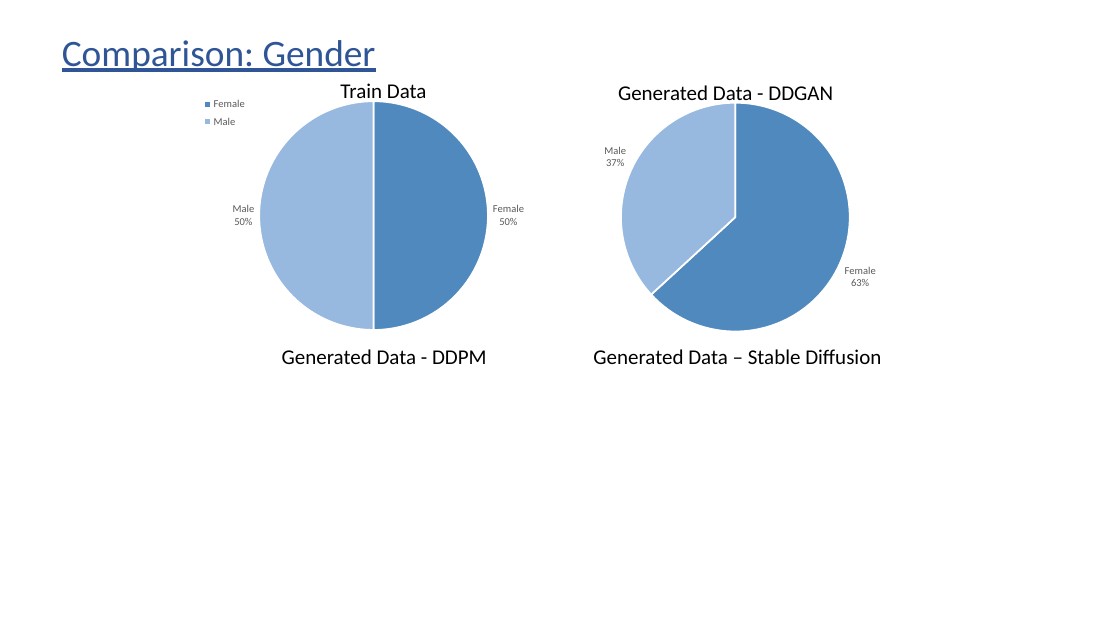
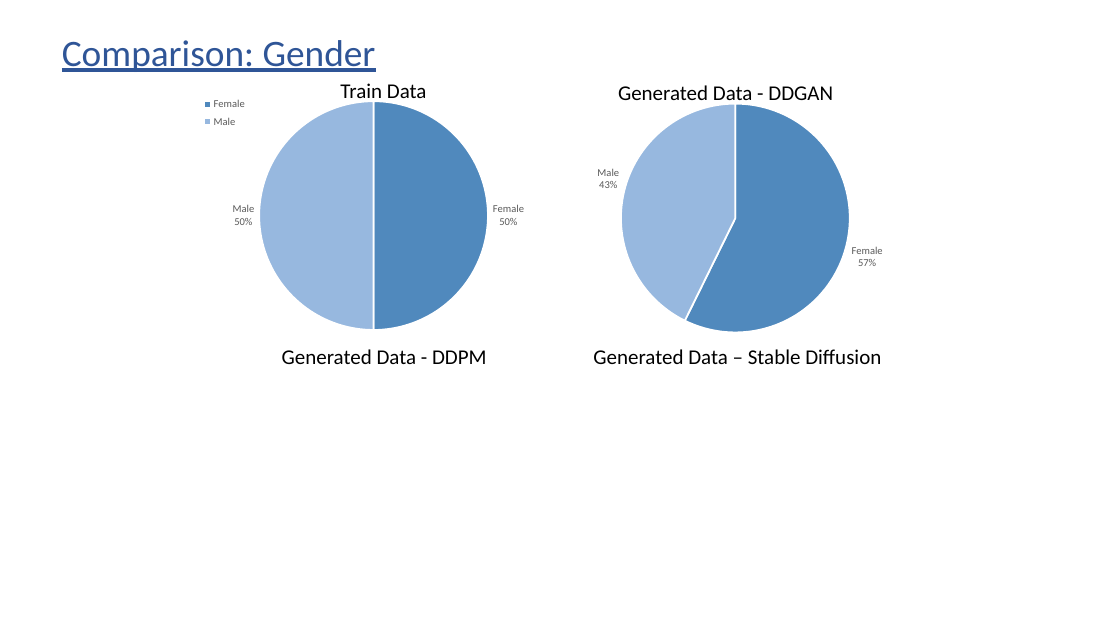
Before and after one commit to subirkumarparida/DDPM, a slide deck: slide 50 of Bias_Diffusion_v4.pptx. Drawn at 1120x630 pixels with LibreOffice and Linux fonts; fonts in the diff are those of the drawing. Boxes give left, top, right and bottom in pixels: in the first picture for what was removed or moved away, otherwise in the second. Text is boxed around its words. In the diff, an @@ line names an element or a change of style, - is before the commit and + after.

```diff
--- a/Bias_Diffusion_v4.pptx
+++ b/Bias_Diffusion_v4.pptx
@@ pie chart at [530,92,950,344] @@
@@ Series 1, Female: 63 to 57 @@
@@ Series 1, Male: 37 to 43 @@
```
Also in this commit, not shown: 4 other slides changed.
